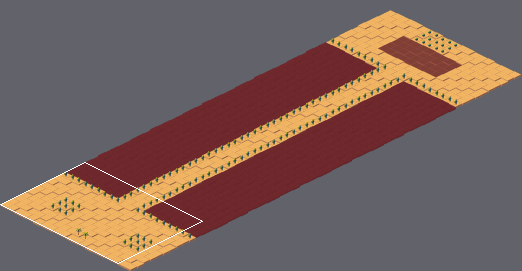
One commit to this Tiled map: Output/Assets/Maps/Mapa 2 Puente.tmx. Above, an overview of the earlier version with the close-up marked.
Close-up. As it was:
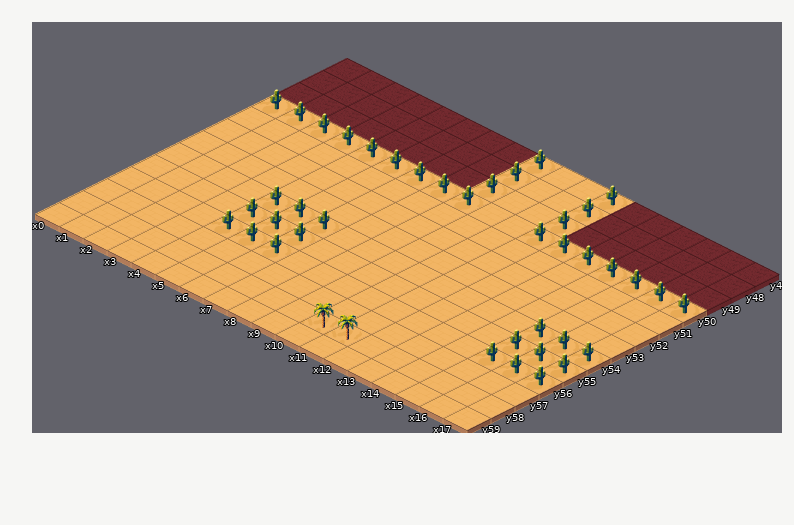
Cells are 128x64 px. Isometric: x runs down to the right, y down to the left. Shown: x 0..17, y 47..59. The commit also changed other parts of the map, which this record leaves out.
And afterwards:
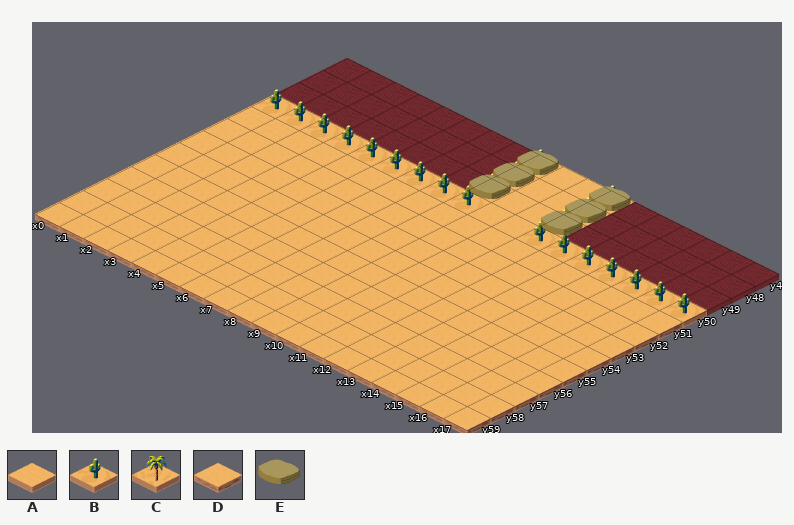
Key: from "Map2t": A 10, B 20, C 22, D 24; from "Tileset mapa 3": E 13.
_ is an empty cell.
Tiles of an added or newly shown layer are drawn over the layers below it.
Diff:
Layer "Capa de patrones 1":
y 47..50: x 9..10 AA -> DD
y 51: x 9 A -> D; x 12 A -> D
y 53: x 3..6 AAAA -> DDDD; x 14..17 AAAA -> DDDD
y 54..56: x 3..7 ABBBA -> DDDDD; x 14..17 ABBB -> DDDD
y 57: x 4..7 AAAA -> DDDD; x 9..11 AAA -> DDD; x 15..17 AAA -> DDD
y 58: x 9..12 ACCA -> DDDD
y 59: x 10..13 AAAA -> DDDD; x 17 A -> D
Layer "Piedras" (added):
y 47..49: x 8 _ -> E; x 11 _ -> E
Pixel boxes of the changes (left, top, right, bottom) in both close-ups:
changed: (446, 150, 632, 430)
changed: (182, 147, 390, 382)
